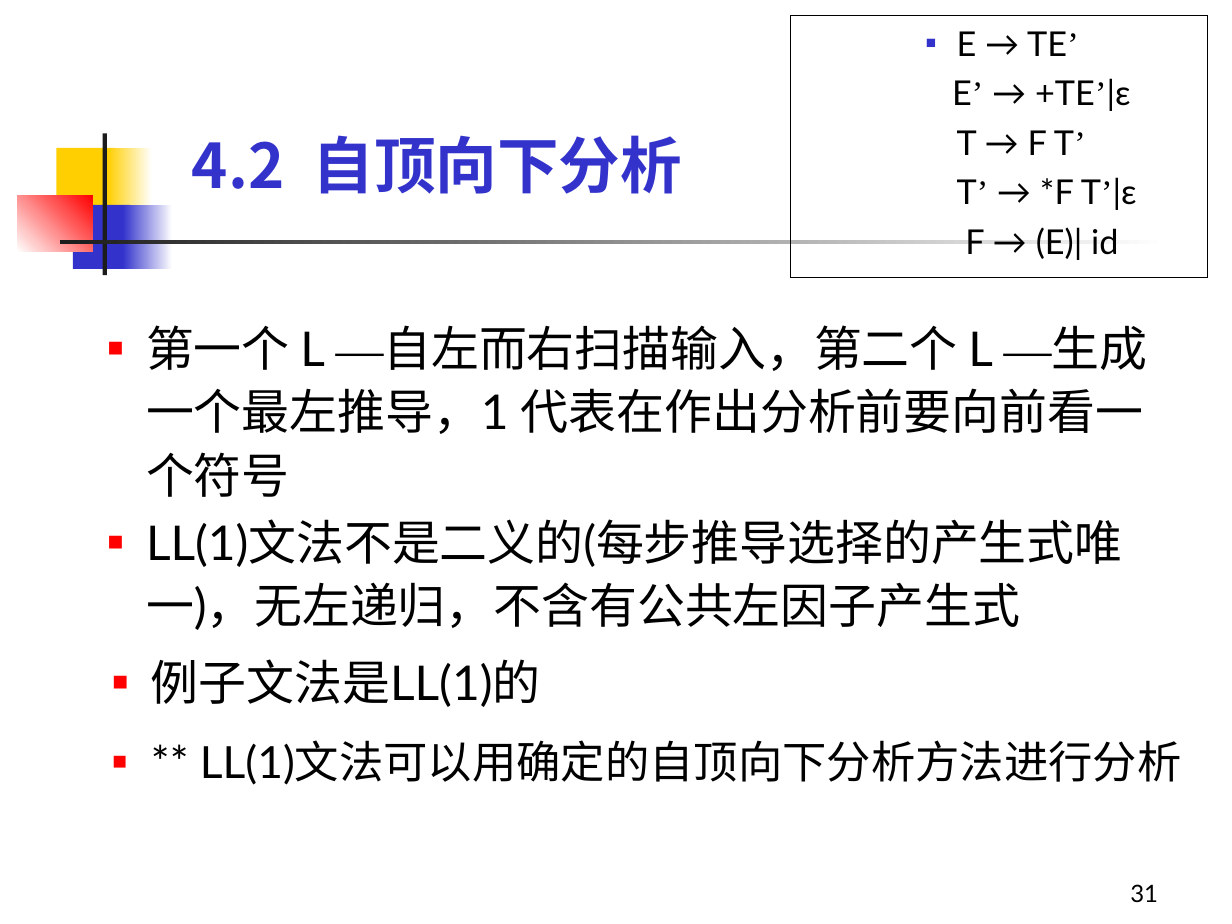
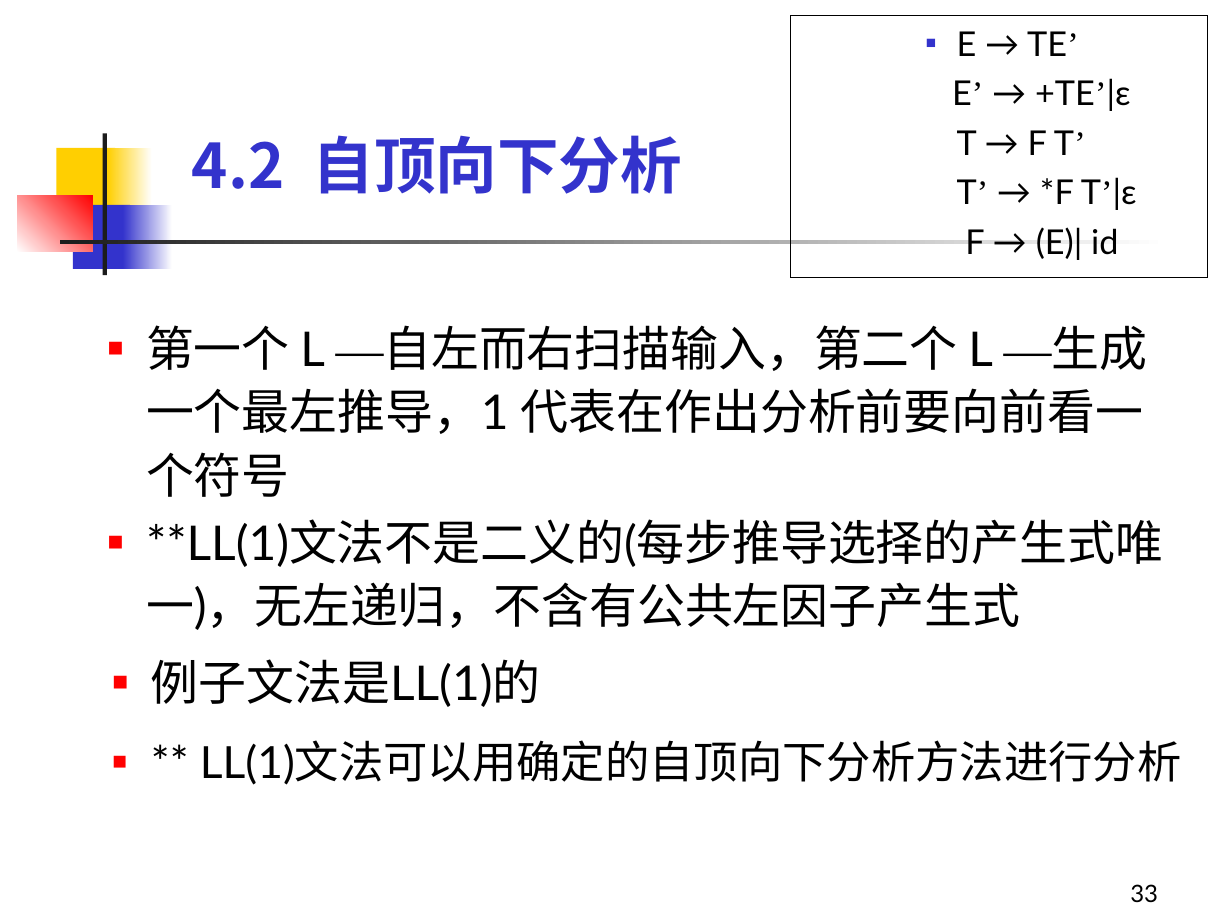
Before and after one commit to sonderlau/HzieeSurvivalGuide, a slide deck: slide 33 of Y1 Seminar II/编译原理/PPT/第4章 语法分析-1.ppt (slide 31 before the commit). Drawn at 1232x924 pixels with LibreOffice and Linux fonts; fonts in the diff are those of the drawing. Boxes give left, top, right and bottom in pixels: in the first picture for what was removed or moved away, otherwise in the second. Text is boxed around its words. In the diff, an @@ line names an element or a change of style, - is before the commit and + after.

```diff
--- a/Y1 Seminar II/编译原理/PPT/第4章 语法分析-1.ppt
+++ b/Y1 Seminar II/编译原理/PPT/第4章 语法分析-1.ppt
@@ text at [146,519,1163,630]: text changed @@
-  ■ LL(1)文法不是二义的(每步推导选择的产生式唯一)，无左递归，不含有公共左因子产生式
+  ■ **LL(1)文法不是二义的(每步推导选择的产生式唯一)，无左递归，不含有公共左因子产生式
@@ page number at [1130,884,1158,903]: text changed @@
-31
+33
```
Also in this commit, not shown: 18 other slides changed, 16 slides added, 11 other files.
